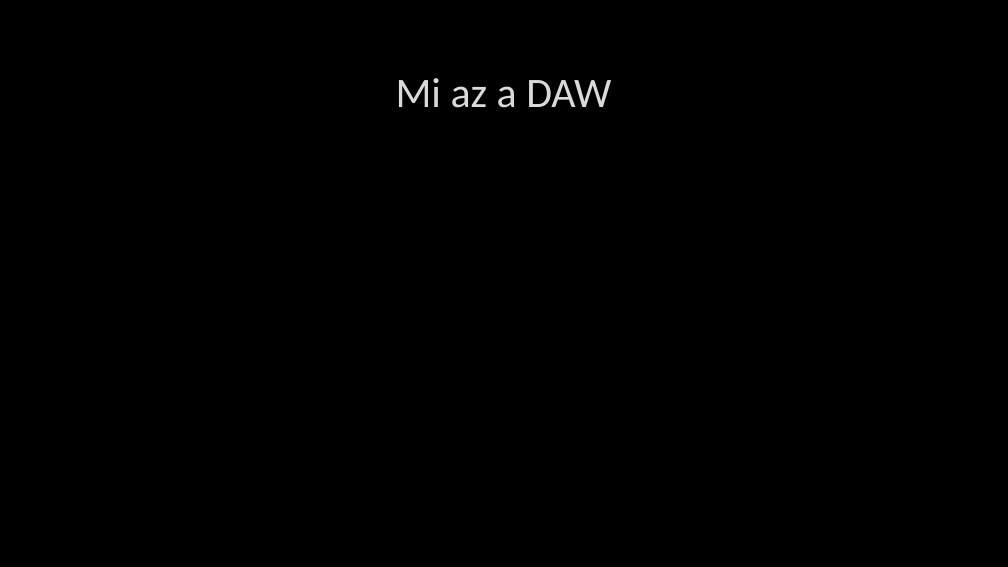
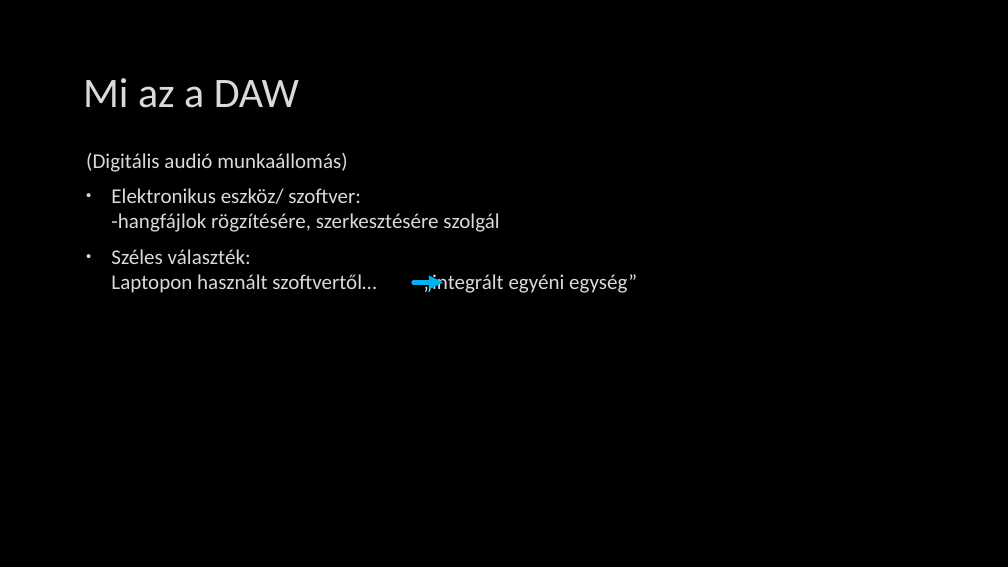
Before and after one commit to TatraiDominik/DAW-PPT, a slide deck: slide 2 of DAW.pptx. Drawn at 1008x567 pixels with LibreOffice and Linux fonts; fonts in the diff are those of the drawing; background and template pictures are left out. Boxes give left, top, right and bottom in pixels: in the first picture for what was removed or moved away, otherwise in the second. Text is boxed around its words. In the diff, an @@ line names an element or a change of style, - is before the commit and + after.

```diff
--- a/DAW.pptx
+++ b/DAW.pptx
@@ title "Mi az a DAW" at (83,78,299,108): alignment centre to left @@
@@ text added at (86,153,637,293), 20 pt, text #DADADA @@
+(Digitális audió munkaállomás)
+• Elektronikus eszköz/ szoftver:
+  -hangfájlok rögzítésére, szerkesztésére szolgál
+• Széles választék:
+  Laptopon használt szoftvertől… „integrált egyéni egység”
@@ arrow added from (414, 283) to (443, 283), #00B0F0 4.5 pt @@
```
Also in this commit, not shown: 1 other slide changed, 2 slides added, 1 slide removed.
